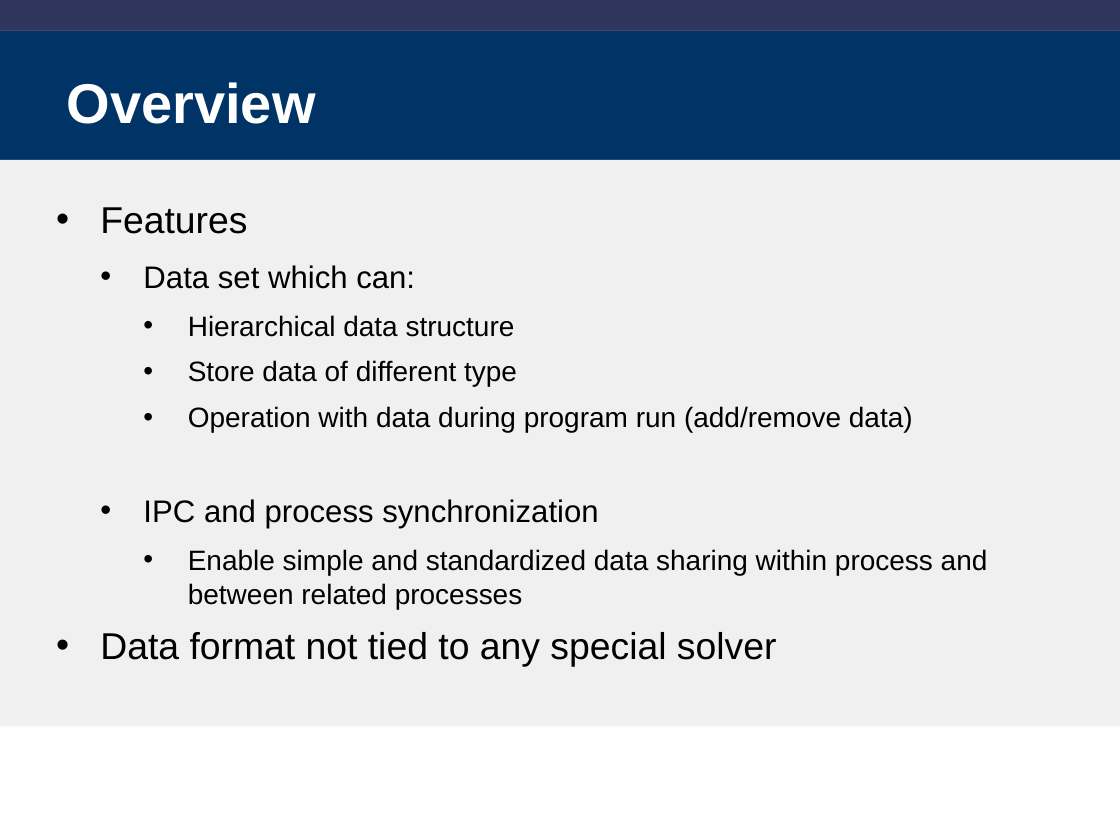
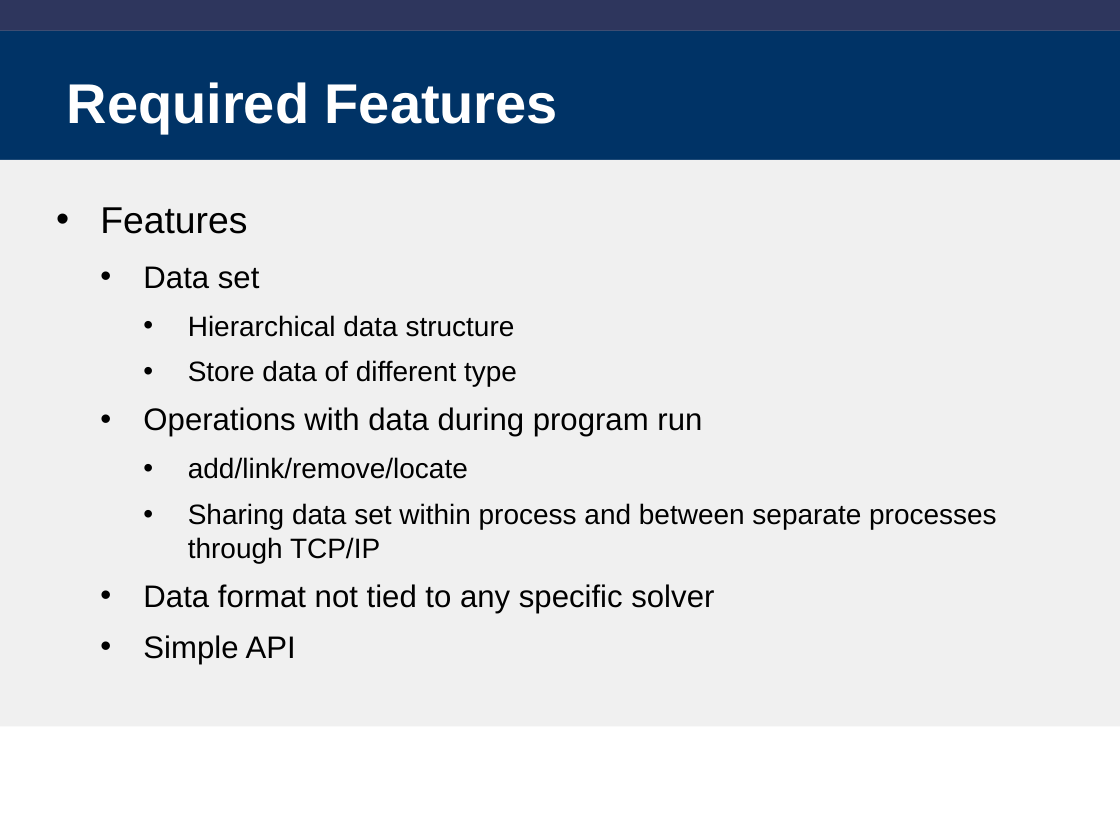
Before and after one commit to libm3l/libm3l, a slide deck: slide 3 of clibm-3l.ppt (slide 2 before the commit). Drawn at 1120x840 pixels with LibreOffice and Linux fonts; fonts in the diff are those of the drawing; background and template pictures are left out. Boxes give left, top, right and bottom in pixels: in the first picture for what was removed or moved away, otherwise in the second. Text is boxed around its words. In the diff, an @@ line names an element or a change of style, - is before the commit and + after.

Commit message:
- changed Error to Warning in locate - added example of server and client

```diff
--- a/clibm-3l.ppt
+++ b/clibm-3l.ppt
@@ title at box(67, 82, 558, 132): text changed @@
-Overview
+Required Features
@@ text at box(143, 266, 260, 289): text changed @@
-  • Data set which can:
+  • Data set
@@ text at box(143, 407, 997, 664): text changed @@
-    • Operation with data during program run (add/remove data)
-  • IPC and process synchronization
-    • Enable simple and standardized data sharing within process and between related processes
-• Data format not tied to any special solver
+  • Operations with data during program run
+    • add/link/remove/locate
+    • Sharing data set within process and between separate processes through TCP/IP
+  • Data format not tied to any specific solver
+  • Simple API
```
Also in this commit, not shown: 14 other slides changed, 7 slides added, 5 other files.
